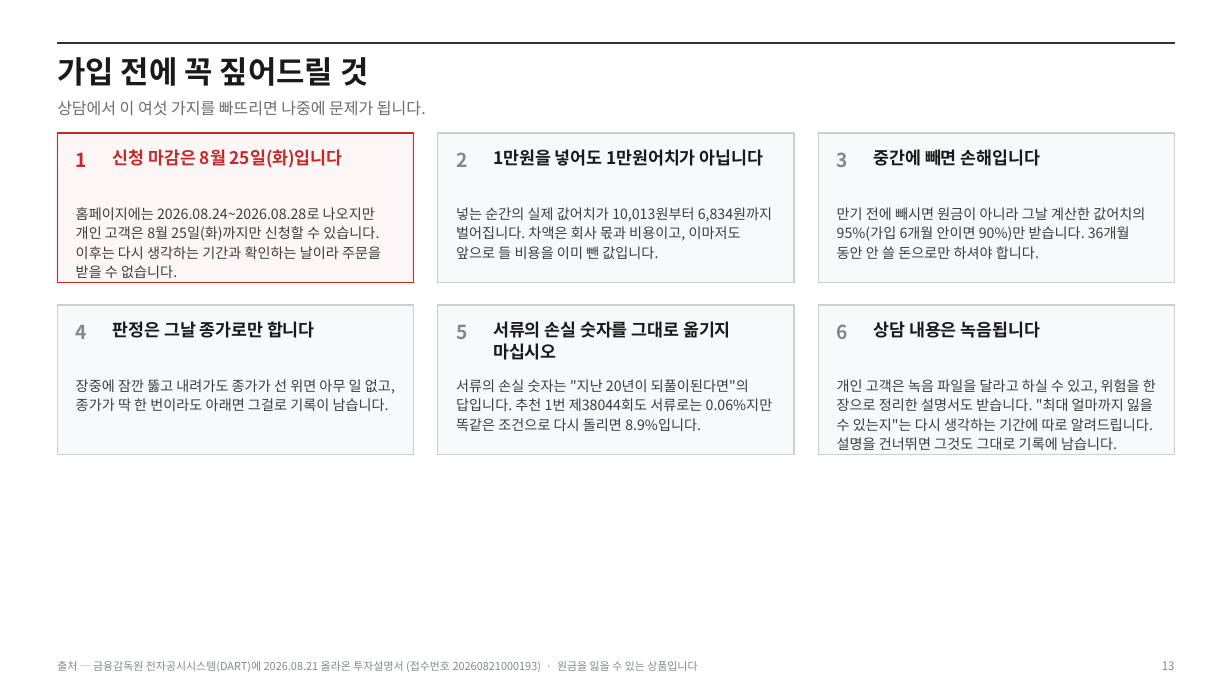
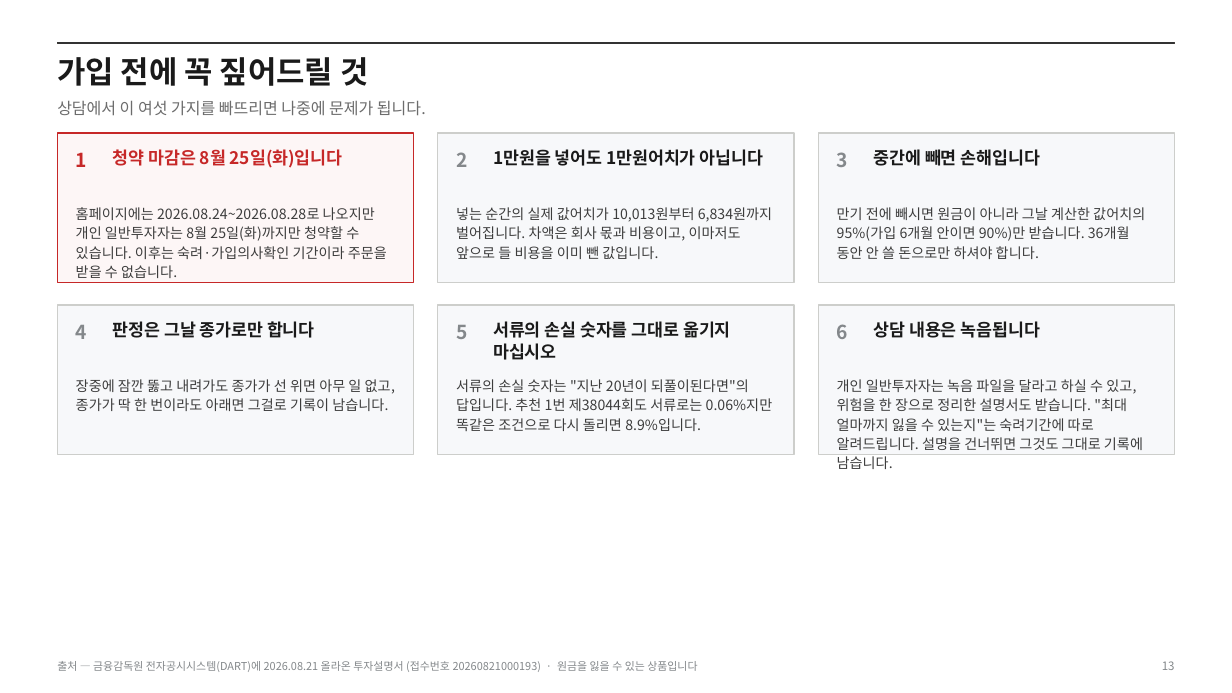
Before and after one commit to hanaroline/work_1, a slide deck: slide 13 of els-proposal.pptx. Drawn at 1232x693 pixels with LibreOffice and Linux fonts; fonts in the diff are those of the drawing. Boxes give left, top, right and bottom in pixels: in the first picture for what was removed or moved away, otherwise in the second. Text is boxed around its words. In the diff, an @@ line names an element or a change of style, - is before the commit and + after.

```diff
--- a/els-proposal.pptx
+++ b/els-proposal.pptx
@@ text at [113, 149, 343, 168]: text changed @@
-신청 마감은 8월 25일(화)입니다
+청약 마감은 8월 25일(화)입니다
@@ text at [76, 207, 387, 278]: text changed @@
-홈페이지에는 2026.08.24~2026.08.28로 나오지만 개인 고객은 8월 25일(화)까지만 신청할 수 있습니다. 이후는 다시 생각하는 기간과 확인하는 날이라 주문을 받을 수 없습니다.
+홈페이지에는 2026.08.24~2026.08.28로 나오지만 개인 일반투자자는 8월 25일(화)까지만 청약할 수 있습니다. 이후는 숙려·가입의사확인 기간이라 주문을 받을 수 없습니다.
@@ text at [837, 379, 1143, 450]: text changed @@
-개인 고객은 녹음 파일을 달라고 하실 수 있고, 위험을 한 장으로 정리한 설명서도 받습니다. "최대 얼마까지 잃을 수 있는지"는 다시 생각하는 기간에 따로 알려드립니다. 설명을 건너뛰면 그것도 그대로 기록에 남습니다.
+개인 일반투자자는 녹음 파일을 달라고 하실 수 있고, 위험을 한 장으로 정리한 설명서도 받습니다. "최대 얼마까지 잃을 수 있는지"는 숙려기간에 따로 알려드립니다. 설명을 건너뛰면 그것도 그대로 기록에 남습니다.
```
Also in this commit, not shown: 4 other slides changed, 4 other files.
